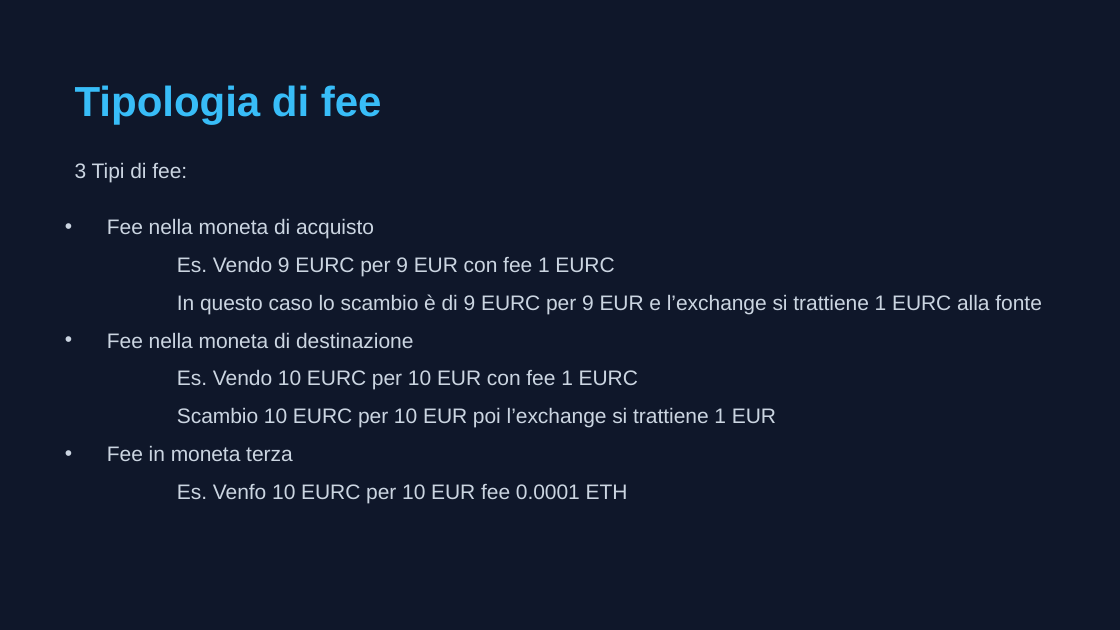
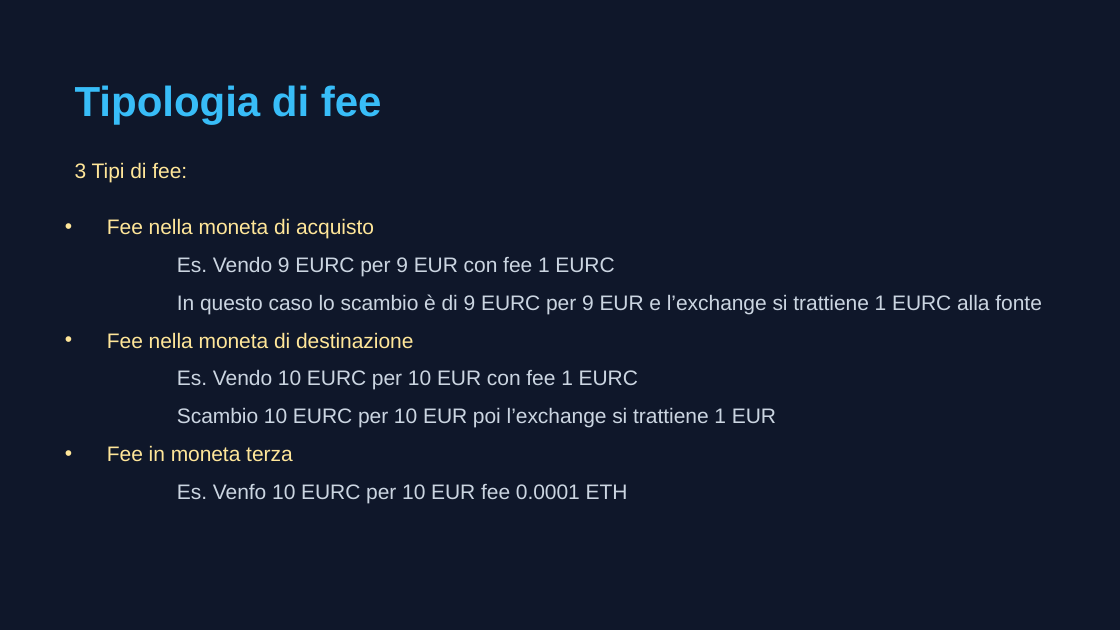
Before and after one commit to Lucapasselli/GiacenzeCrypto, a slide deck: slide 4 of Documentazione/Gestione delle fee.pptx. Drawn at 1120x630 pixels with LibreOffice and Linux fonts; fonts in the diff are those of the drawing. Boxes give left, top, right and bottom in pixels: in the first picture for what was removed or moved away, otherwise in the second. Text is boxed around its words. In the diff, an @@ line names an element or a change of style, - is before the commit and + after.

```diff
--- a/Documentazione/Gestione delle fee.pptx
+++ b/Documentazione/Gestione delle fee.pptx
@@ text "3 Tipi di fee:" at <box>75,162,187,182</box>: text colour #CBD5E1 to #FFE699 @@
@@ text at <box>107,218,413,462</box>: text colour #CBD5E1 to #FFE699 in "Fee nella moneta di acquisto", "Fee nella moneta di destinazione", "Fee in moneta terza" @@
```
Also in this commit, not shown: 7 other slides changed, 2 slides added, 1 other file.
